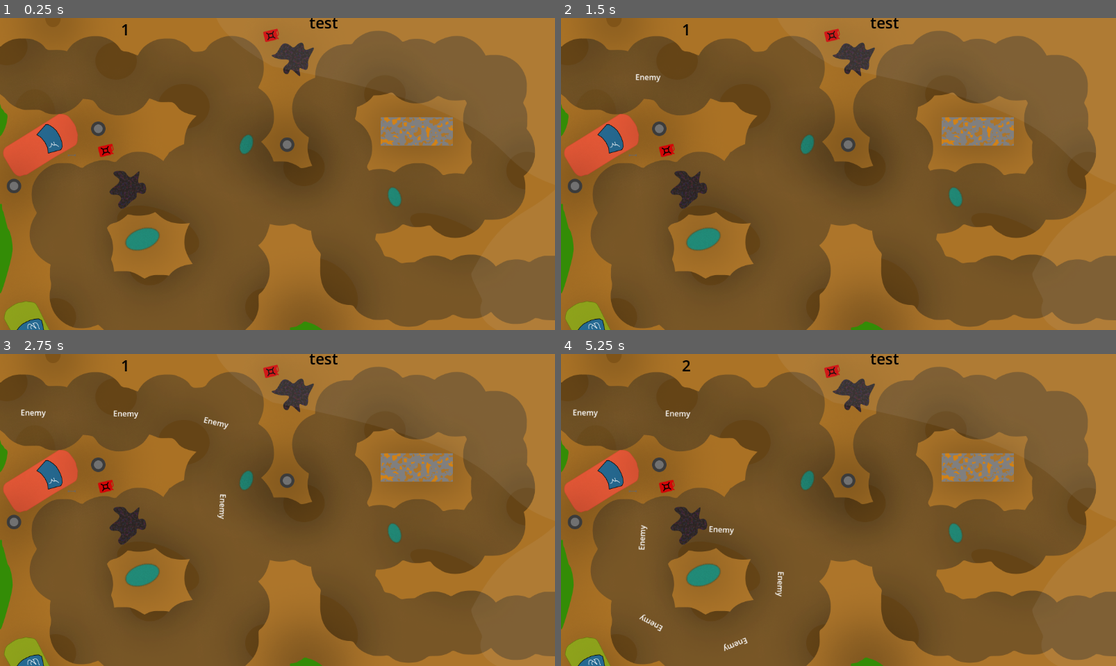
Above: before the commit, frames 1-4 (two rows, left to right).
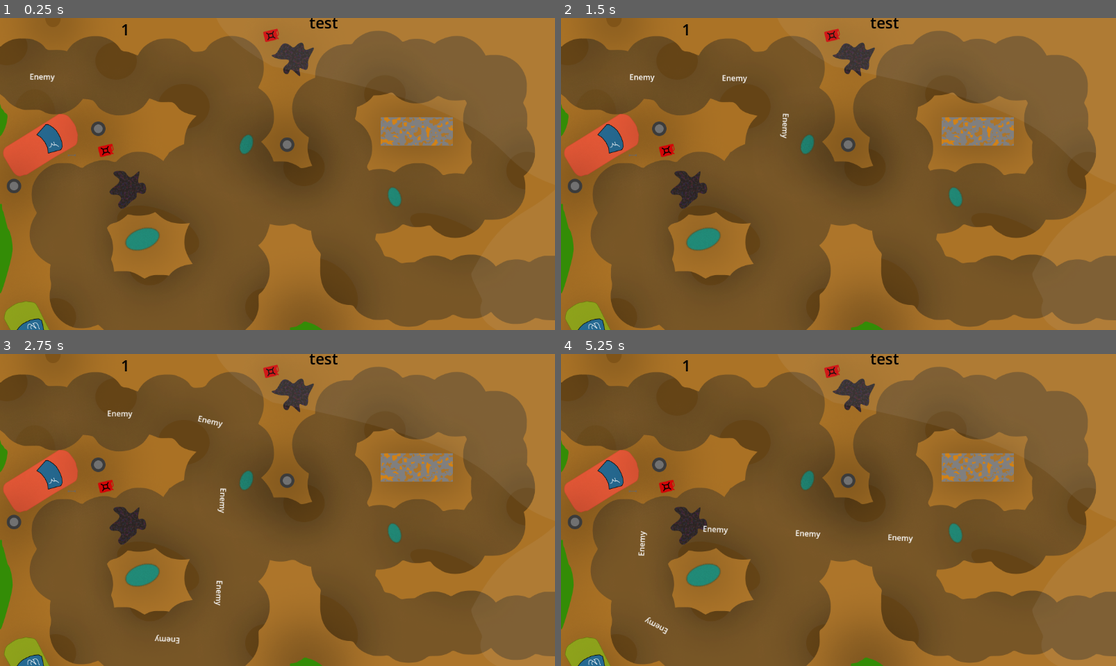
Above: after the commit, the same moments.

Repository: Nils1024/campfire-flagship
Game: Godot game, scene res://test.tscn
Same seed, same stepped clock (60 frames per second), same inputs: the game is played once before the commit and once after it.
Inputs:
- Up to frame 1 (0.25 s): no input
- Up to frame 2 (1.5 s): tap Enter at 0.5, 0.6 s; tap Keypad Enter at 1.35 s
- Up to frame 3 (2.75 s): tap Enter at 2.1 s
- Up to frame 4 (5.25 s): tap Keypad Enter at 2.85, 4.35 s; tap Enter at 3.6, 5.1 s

The runs differ from the first frame. In frame 1, less than 0.1% of the frame differs, in the area x 5-10%, y 17-21%; in frame 2, 0.2%; in frame 3, 0.4%; in frame 4, 0.6%, in the area x 2-64%, y 2-96%.

Commit message:
Round System
Added a round system.

Diff:
--- /dev/null
+++ b/Scripts/GlobalData.gd
@@ -0,0 +1,12 @@
+extends Node
+
+var roundnum := 1
+var spawn_amount := 5
+var child_count := spawn_amount
+
+
+# Called when the node enters the scene tree for the first time.
+func next_round():
+	roundnum += 1
+	spawn_amount *= 1.5
+	child_count = spawn_amount
--- a/Scripts/barcode.gd
+++ b/Scripts/barcode.gd
@@ -33,7 +33,7 @@
 	print(codes["code1"])
 
 func _physics_process(delta):
-	$roundnum.text = str(Pause.roundnum)
+	$roundnum.text = str(GlobalData.roundnum)
 
 func _input(event: InputEvent) -> void:
 	if event is InputEventKey and event.pressed:
@@ -68,3 +68,8 @@
 
 func remove_effect(tower):
 	tower.remove_children()
+
+
+
+func _on_end_area_area_entered(area: Area2D) -> void:
+	GlobalData.child_count -= 1
--- a/Scripts/level_system.gd
+++ b/Scripts/level_system.gd
@@ -7,25 +7,18 @@
 
 # Called when the node enters the scene tree for the first time.
 func _ready() -> void:
-
-	for i in range(Pause.roundnum * 5):
-		add()
-		await get_tree().create_timer(.5).timeout
-	Pause.roundnum += 1
-	await get_tree().create_timer(1).timeout
 	next_level()
 
 func next_level():
-
-	for i in range(Pause.roundnum * 5):
+	for i in range(GlobalData.spawn_amount):
 		add()
 		await get_tree().create_timer(.5).timeout
-	Pause.roundnum += 1
-	await get_tree().create_timer(1).timeout
-	next_level()
 
 # Called every frame. 'delta' is the elapsed time since the previous frame.
 func _process(delta: float) -> void:
+	if GlobalData.child_count <= 0:
+		GlobalData.next_round()
+		next_level()
 	if not spawn_queue.is_empty():
 		var enemy: PathFollow2D = spawn_queue.pop_front()
 		var animation_player: AnimationPlayer = enemy.get_child(2)
--- a/Scripts/pause.gd
+++ b/Scripts/pause.gd
@@ -1,8 +1,4 @@
 extends Node
-
-var roundnum := 0
-
-var enemies_found = []
 
 var barcode_buffer: String = ""
 
--- a/Scripts/tower.gd
+++ b/Scripts/tower.gd
@@ -16,5 +16,6 @@
 
 func remove_children():
 	for child in children:
+		GlobalData.child_count -= 1
 		child.queue_free()
 	children.clear()
--- a/project.godot
+++ b/project.godot
@@ -19,6 +19,7 @@
 
 Shop="*uid://g7bnbd2yare0"
 Pause="*uid://yu8ilfdi14fe"
+GlobalData="*uid://cm871fxc1vxrb"
 
 [input]
 
--- a/test.tscn
+++ b/test.tscn
@@ -6,6 +6,9 @@
 [ext_resource type="Script" uid="uid://g7bnbd2yare0" path="res://Scripts/shopmanager.gd" id="3_g14j6"]
 [ext_resource type="PackedScene" uid="uid://bdndrcj0hxo3" path="res://path.tscn" id="4_ykrsh"]
 [ext_resource type="Script" uid="uid://bhm1v0os055f7" path="res://Scripts/level_system.gd" id="5_g14j6"]
+
+[sub_resource type="RectangleShape2D" id="RectangleShape2D_g14j6"]
+size = Vector2(111, 141)
 
 [node name="Test" type="Node2D" unique_id=1474481475]
 script = ExtResource("1_37kl0")
@@ -53,3 +56,12 @@
 theme_override_colors/font_color = Color(0, 0, 0, 1)
 theme_override_font_sizes/font_size = 32
 text = "test"
+
+[node name="EndArea" type="Area2D" parent="." unique_id=1183355282]
+
+[node name="Collision" type="CollisionShape2D" parent="EndArea" unique_id=1715831571]
+position = Vector2(1170, 565)
+scale = Vector2(-0.35112315, 1.1900377)
+shape = SubResource("RectangleShape2D_g14j6")
+
+[connection signal="area_entered" from="EndArea" to="." method="_on_end_area_area_entered"]
--- a/tower.tscn
+++ b/tower.tscn
@@ -13,14 +13,6 @@
 [node name="Collision" type="CollisionShape2D" parent="Area" unique_id=1692660343]
 shape = SubResource("CircleShape2D_k1sas")
 
-[node name="VisibleRect" type="ColorRect" parent="." unique_id=660532007]
-visible = false
-offset_left = -18.0
-offset_top = -16.0
-offset_right = 22.0
-offset_bottom = 24.0
-color = Color(0.827451, 0.2901961, 0, 1)
-
 [node name="ColorRect" type="ColorRect" parent="." unique_id=1717540449]
 offset_left = -21.0
 offset_top = -16.0
Not shown, added: Scripts/GlobalData.gd.uid
